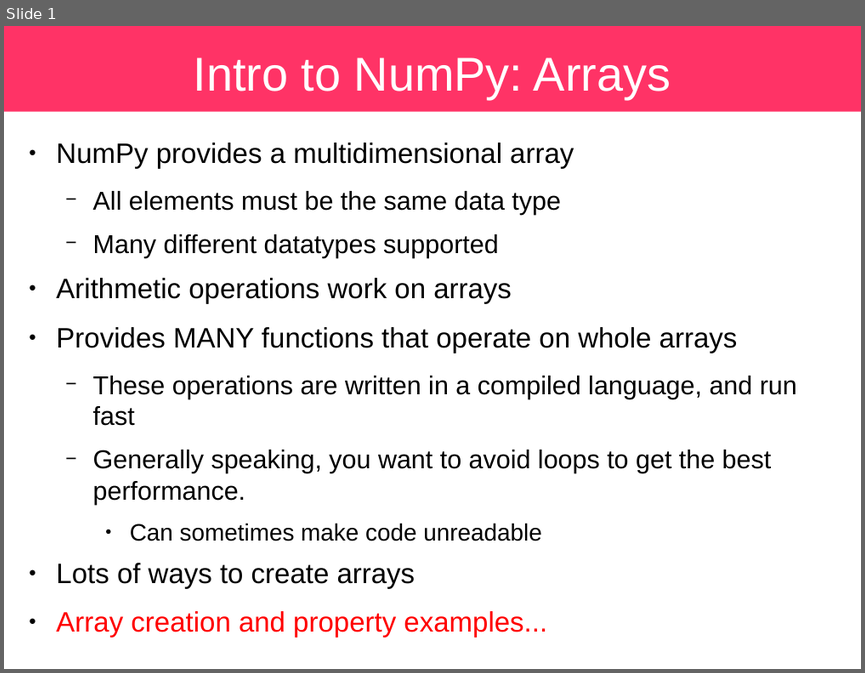
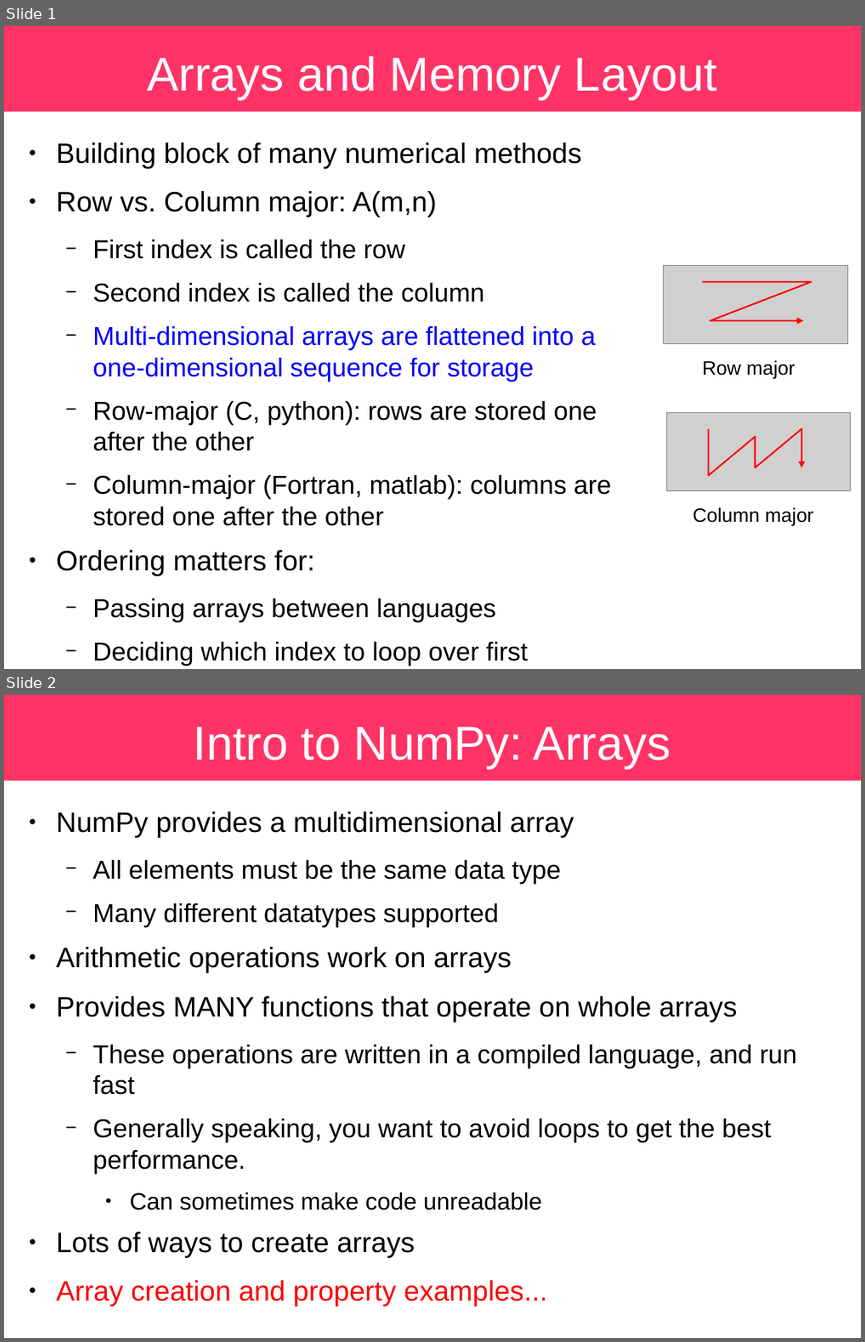
Before and after one commit to sbu-python-class/python-science, a slide deck: lectures/03-numpy/numpy.odp. Shown one above the other, each under a label of ours: slide 1 before the commit, slides 1 and 2 after it. The pictures are 865x673 and 865x1342 pixels, drawn with LibreOffice and Linux fonts; fonts in the diff are those of the drawing; grey boxes stand for pictures. Boxes give left, top, right and bottom in pixels: in the first picture for what was removed or moved away, otherwise in the second. Text is boxed around its words. In the diff, an @@ line names an element or a change of style, - is before the commit and + after.

Commit message:
many updates

```diff
--- a/lectures/03-numpy/numpy.odp
+++ b/lectures/03-numpy/numpy.odp
@@ slide 1 added at (4, 26, 861, 669), background #FFFFFF; not listed: 1 template element that a slide beside it also shows @@
@@ title added at (147, 56, 717, 99), 44 pt, text #FFFFFF @@
+Arrays and Memory Layout
@@ text added at (56, 142, 611, 622), 24 pt, text #000000 @@
+● Building block of many numerical methods
+● Row vs. Column major: A(m,n)
+  − First index is called the row
+  − Second index is called the column
+  − Multi-dimensional arrays are flattened into a one-dimensional sequence for storage
+  − Row-major (C, python): rows are stored one after the other
+  − Column-major (Fortran, matlab): columns are stored one after the other
+● Ordering matters for:
+  − Passing arrays between languages
+  − Deciding which index to loop over first
@@ picture added at (664, 266, 847, 344) @@
@@ freeform shape added at (702, 282, 811, 321), outline #FF0000 1.45 pt @@
@@ text added at (702, 360, 794, 379), 18 pt, text #000000 @@
+Row major
@@ picture added at (666, 413, 851, 491) @@
@@ freeform shape added at (709, 429, 801, 476), outline #FF0000 1.45 pt @@
@@ text added at (692, 507, 813, 526), 18 pt, text #000000 @@
+Column major
@@ what was slide 1 is now slide 2 @@
```
Also in this commit, not shown: 1 slide removed, 1 other file.
